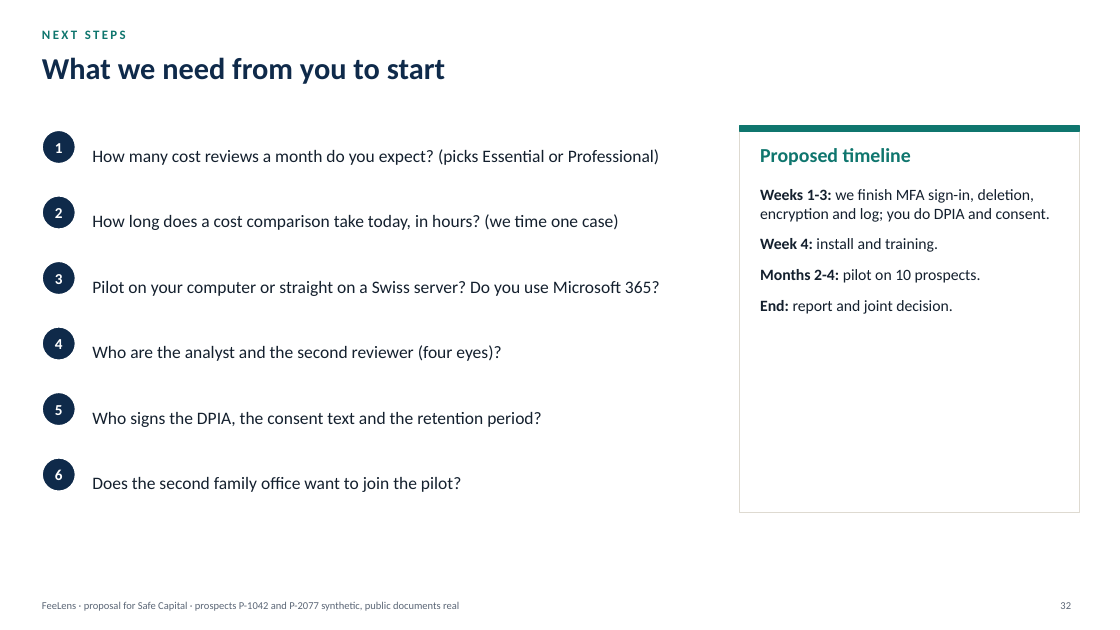
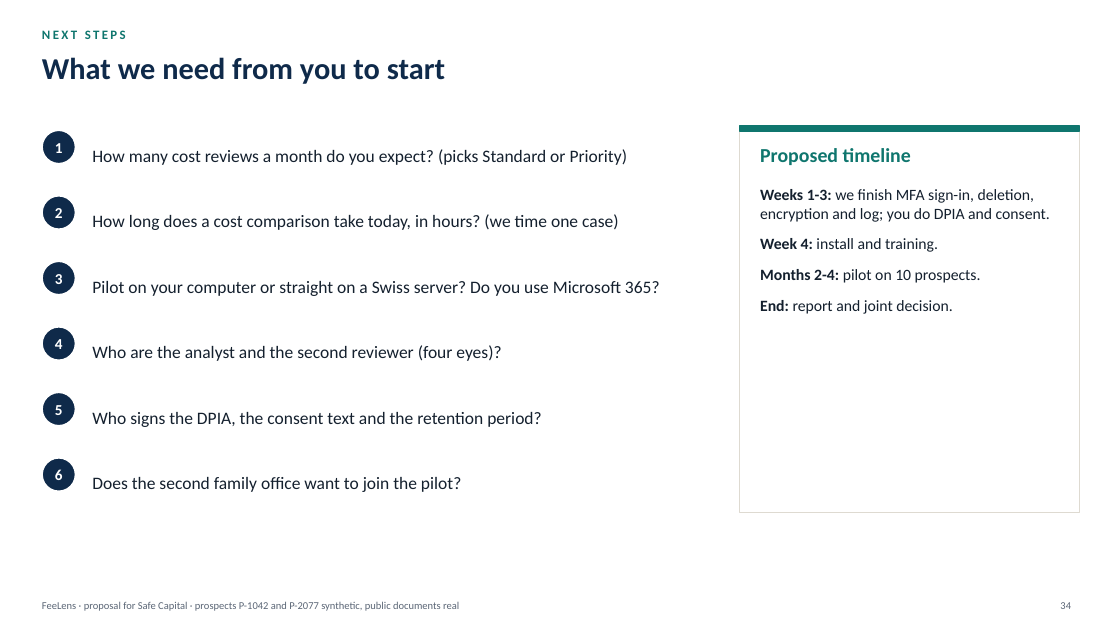
Before and after one commit to rossotti-alessandro/PortfolioCostEngine, a slide deck: slide 34 of slides/FeeLens_Proposal_EN.pptx (slide 32 before the commit). Drawn at 1120x630 pixels with LibreOffice and Linux fonts; fonts in the diff are those of the drawing. Boxes give left, top, right and bottom in pixels: in the first picture for what was removed or moved away, otherwise in the second. Text is boxed around its words. In the diff, an @@ line names an element or a change of style, - is before the commit and + after.

```diff
--- a/slides/FeeLens_Proposal_EN.pptx
+++ b/slides/FeeLens_Proposal_EN.pptx
@@ text at (92, 149, 628, 165): text changed @@
-How many cost reviews a month do you expect? (picks Essential or Professional)
+How many cost reviews a month do you expect? (picks Standard or Priority)
@@ page number at (1060, 602, 1071, 609): text changed @@
-32
+34
```
Also in this commit, not shown: 4 other slides changed, 4 slides added, 1 slide removed, 28 other files.
